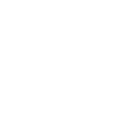
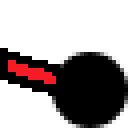
Layered file, before and after one edit (128 × 128). Changes by layer:
showed group "Connector Curve Right" (11 layers) over left=0, top=48, right=128, bottom=128
added layer "Layer 12 copy" in group "Occ" over left=8, top=60, right=56, bottom=84
added layer "Ellipse 1 copy 4" in group "Occ" over left=52, top=52, right=128, bottom=128
added layer "Layer 11 copy" in group "Occ" over left=0, top=48, right=80, bottom=104
